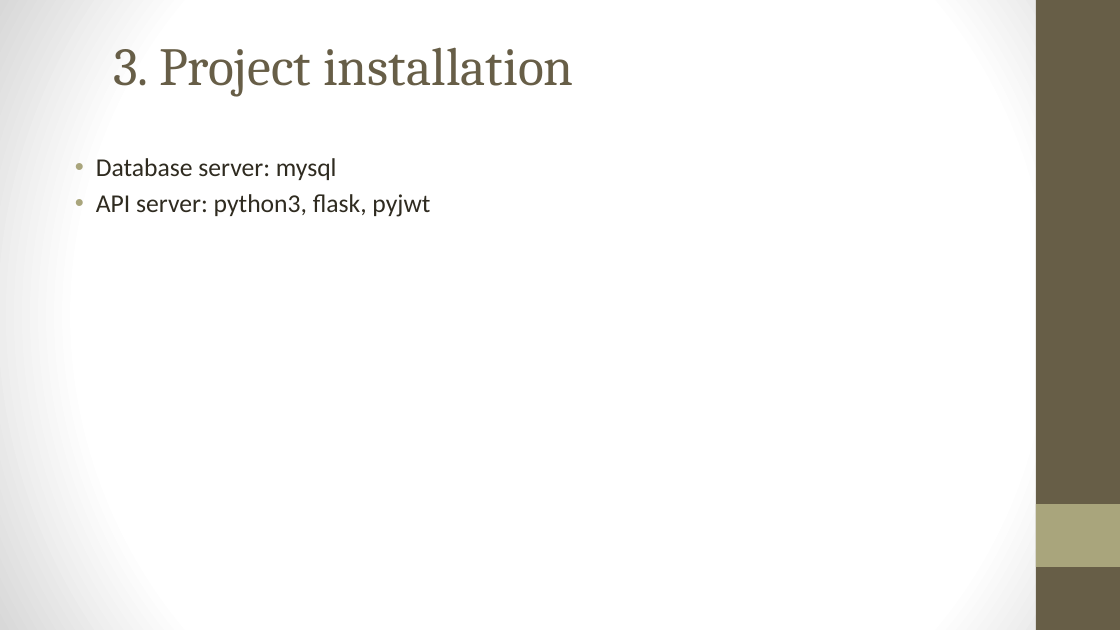
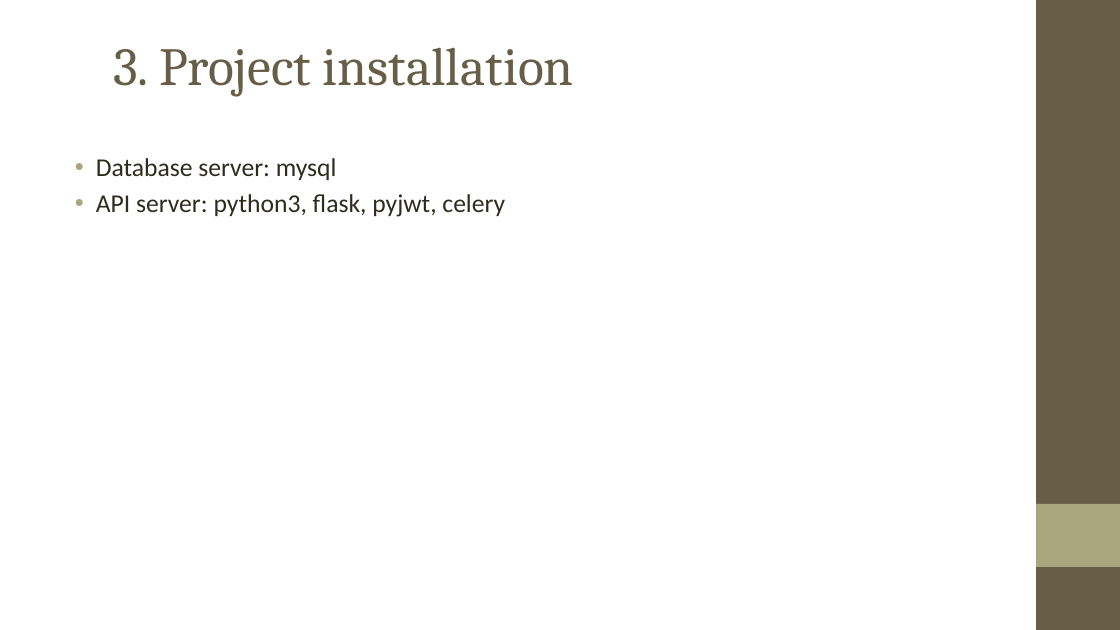
Before and after one commit to duong98/flask-app, a slide deck: slide 5 of Gotit_Presentation .pptx. Drawn at 1120x630 pixels with LibreOffice and Linux fonts; fonts in the diff are those of the drawing. Boxes give left, top, right and bottom in pixels: in the first picture for what was removed or moved away, otherwise in the second. Text is boxed around its words. In the diff, an @@ line names an element or a change of style, - is before the commit and + after.

Commit message:
presentation1

```diff
--- a/Gotit_Presentation .pptx
+++ b/Gotit_Presentation .pptx
@@ background gradient #FFFFFF to #D8D8D8 to #FFFFFF @@
@@ text at bbox=[96, 194, 505, 217]: text changed @@
-• API server: python3, flask, pyjwt
+• API server: python3, flask, pyjwt, celery
```
Also in this commit, not shown: 7 other slides changed, 1 slide removed, 1 other file.
